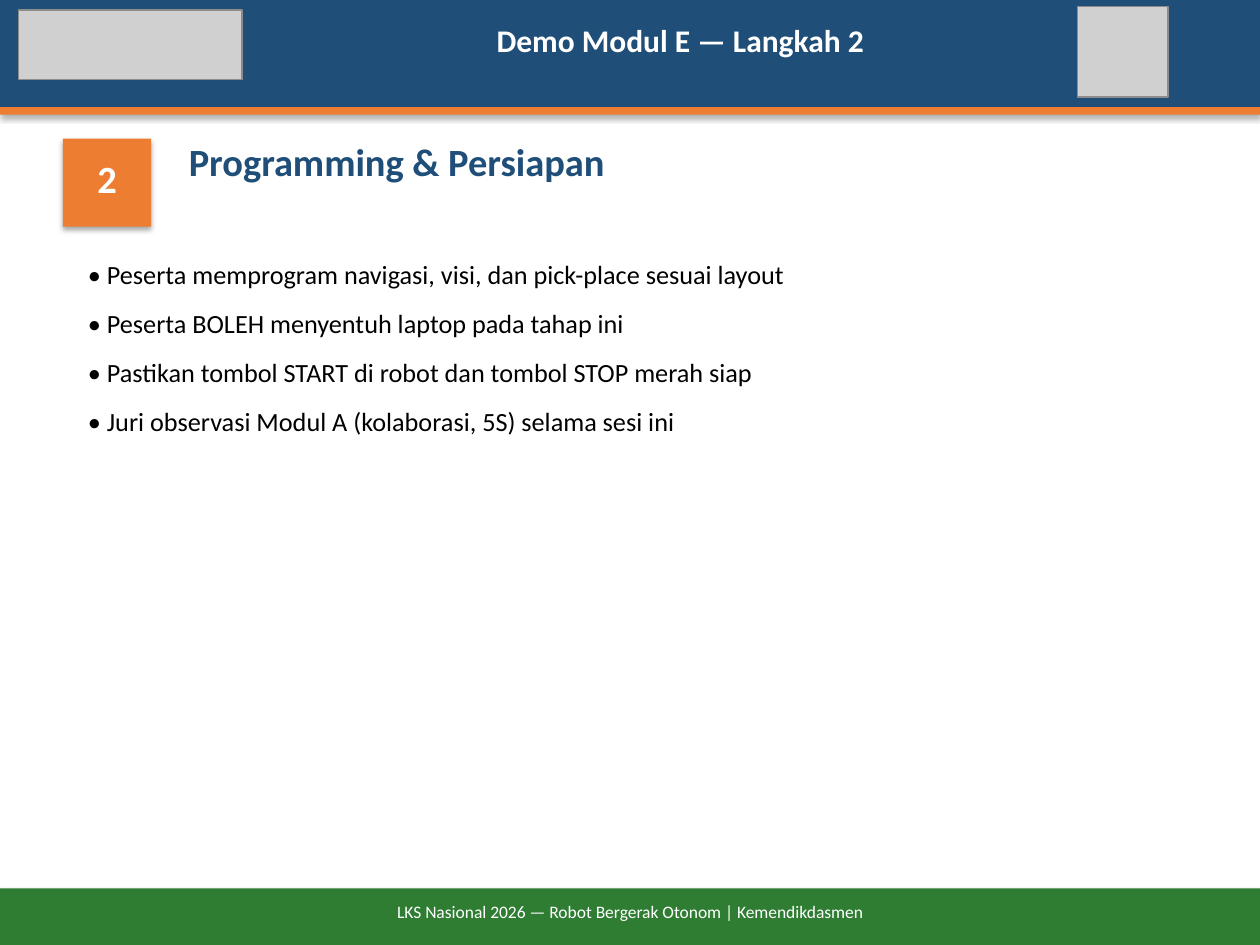
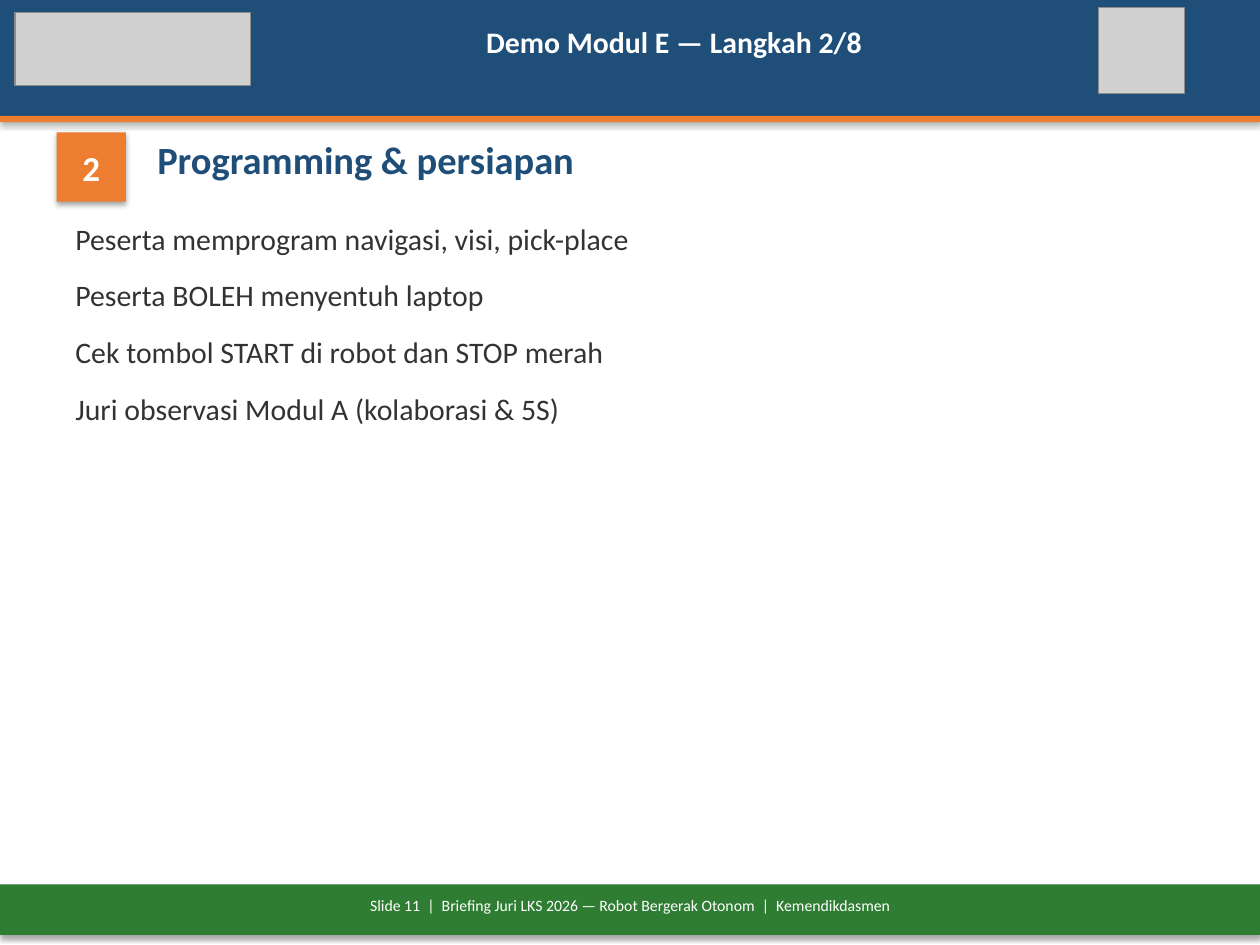
Before and after one commit to antonprafanto/LKS2026, a slide deck: slide 11 of docs/Briefing-Juri-LKS2026-Robot-Otonom.pptx (slide 8 before the commit). Drawn at 1260x945 pixels with LibreOffice and Linux fonts; fonts in the diff are those of the drawing; grey boxes stand for pictures. Boxes give left, top, right and bottom in pixels: in the first picture for what was removed or moved away, otherwise in the second. Text is boxed around its words. In the diff, an @@ line names an element or a change of style, - is before the commit and + after.

```diff
--- a/docs/Briefing-Juri-LKS2026-Robot-Otonom.pptx
+++ b/docs/Briefing-Juri-LKS2026-Robot-Otonom.pptx
@@ rectangle resized from (x1=0, y1=0, x2=1260, y2=107) to (x1=0, y1=0, x2=1260, y2=116) @@
@@ picture resized from (x1=19, y1=10, x2=242, y2=79) to (x1=15, y1=13, x2=251, y2=86) @@
@@ picture resized from (x1=1077, y1=6, x2=1168, y2=97) to (x1=1099, y1=8, x2=1184, y2=93) @@
@@ text at (x1=486, y1=32, x2=862, y2=58): text changed; size 18 to 17 pt @@
-Demo Modul E — Langkah 2
+Demo Modul E — Langkah 2/8
@@ rectangle moved from (x1=0, y1=107, x2=1260, y2=115) to (x1=0, y1=116, x2=1260, y2=122) @@
@@ text "2" moved from (x1=97, y1=167, x2=116, y2=193) to (x1=82, y1=158, x2=100, y2=181) @@
@@ text "2" at (x1=82, y1=158, x2=100, y2=181): size 22 to 20 pt @@
@@ rectangle resized from (x1=63, y1=139, x2=151, y2=227) to (x1=57, y1=132, x2=126, y2=202) @@
@@ text at (x1=157, y1=147, x2=574, y2=181): text changed @@
-Programming & Persiapan
+Programming & persiapan
@@ text at (x1=75, y1=229, x2=629, y2=424): text changed; size 15 to 17 pt; text colour #000000 to #333333 @@
-• Peserta memprogram navigasi, visi, dan pick-place sesuai layout
-• Peserta BOLEH menyentuh laptop pada tahap ini
-• Pastikan tombol START di robot dan tombol STOP merah siap
-• Juri observasi Modul A (kolaborasi, 5S) selama sesi ini
+Peserta memprogram navigasi, visi, pick-place
+Peserta BOLEH menyentuh laptop
+Cek tombol START di robot dan STOP merah
+Juri observasi Modul A (kolaborasi & 5S)
@@ rectangle resized from (x1=0, y1=888, x2=1260, y2=945) to (x1=0, y1=885, x2=1260, y2=935) @@
@@ text at (x1=370, y1=900, x2=890, y2=914): text changed; size 10 to 9 pt @@
-LKS Nasional 2026 — Robot Bergerak Otonom | Kemendikdasmen
+Slide 11 | Briefing Juri LKS 2026 — Robot Bergerak Otonom | Kemendikdasmen
```
Also in this commit, not shown: 16 other slides changed, 6 slides added, 3 slides removed, 2 other files.
